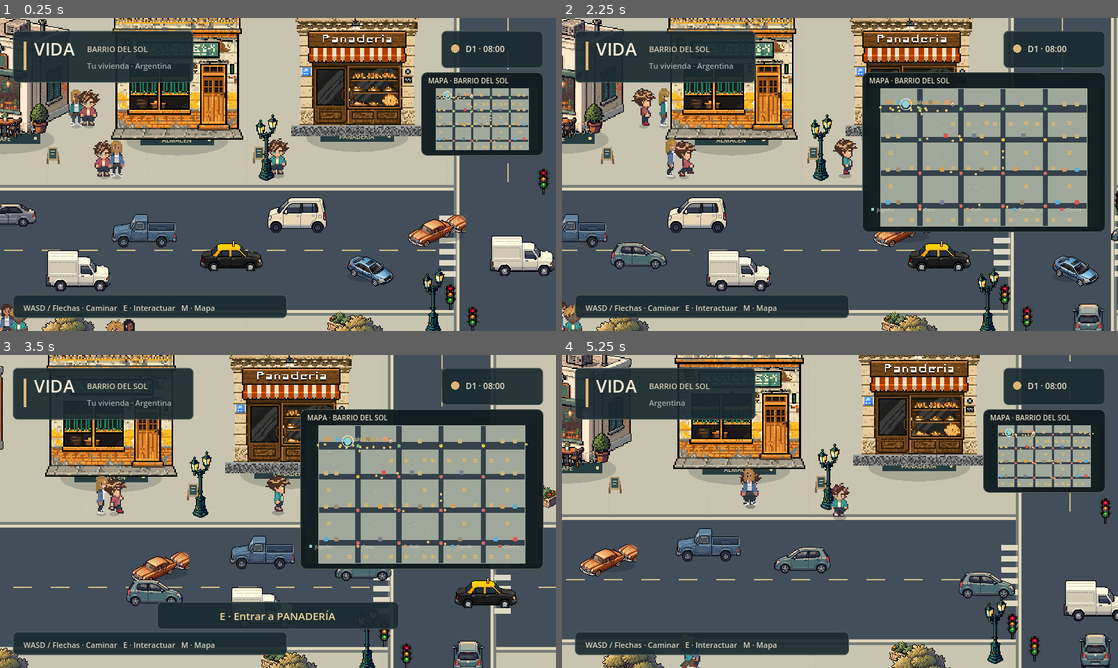
Above: before the commit, frames 1-4 (two rows, left to right).
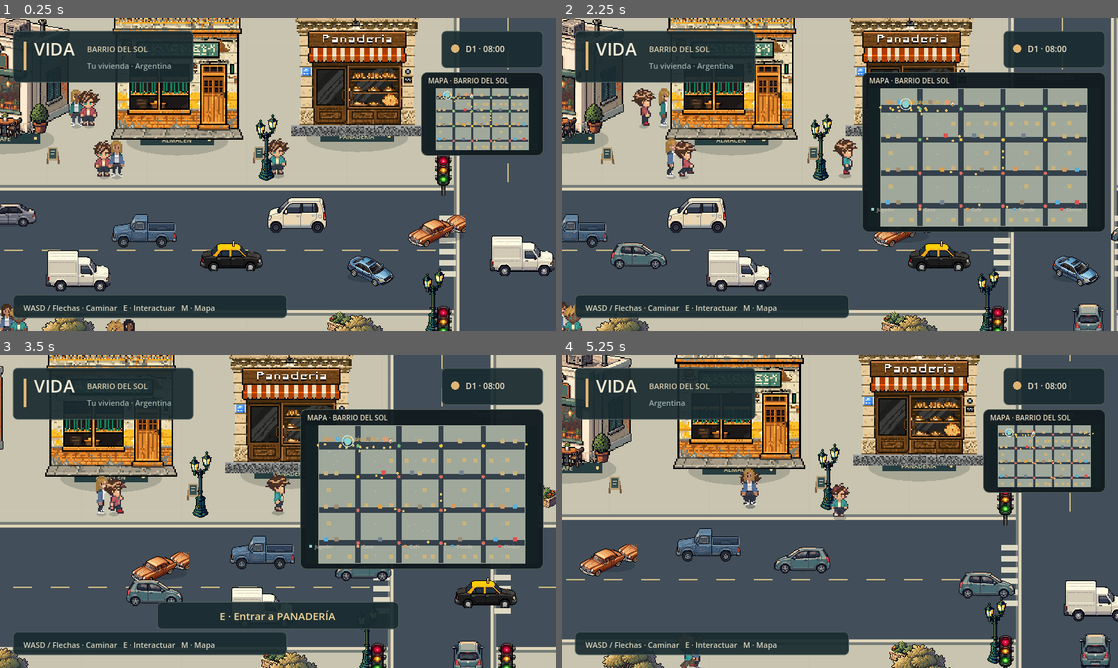
Above: after the commit, the same moments.

Repository: AgustinWojtyszyn/Life--simulador-de-vida
Game: Godot game, scene res://scenes/playground.tscn
Same seed, same stepped clock (60 frames per second), same inputs: the game is played once before the commit and once after it. This scene is started directly instead of the project's main scene.
Inputs (mouse positions are in pixels of both pictures, inside the frame that each line leads up to):
- Up to frame 1 (0.25 s): no input
- Up to frame 2 (2.25 s): drag from (1045, 115) to (895, 105) at 0.52 s; drag from (728, 190) to (812, 237) at 1.27 s; move the mouse to (895, 105) at 2.02 s; hold D (move_right) from 2.03 s (still down); tap E (interact) at 2.1 s
- Up to frame 3 (3.5 s): release D (move_right) at 2.75 s; drag from (250, 574) to (111, 464) at 2.77 s
- Up to frame 4 (5.25 s): move the mouse to (1006, 558) at 3.52 s; hold A (move_left) 3.53-4.25 s; tap E (interact) at 3.6, 5.1 s; drag from (673, 464) to (756, 433) at 4.27 s; move the mouse to (867, 511) at 5.02 s; hold S (move_down) from 5.03 s (still down); click (867, 511) at 5.17 s

The runs differ from the first frame. In frame 1, 0.8% of the frame differs, in the area x 78-99%, y 44-100%; in frame 2, 0.4%; in frame 3, 0.6%; in frame 4, 0.8%.

Commit message:
fix: place readable traffic lights on corners

Diff:
--- a/scripts/traffic_signal.gd
+++ b/scripts/traffic_signal.gd
@@ -20,19 +20,13 @@
 	var sprite_path := "res://assets/city/props/traffic_light.png"
 	if ResourceLoader.exists(sprite_path):
 		var tex: Texture2D = load(sprite_path)
-		# H-left, H-right, V-top, V-bottom — offsets mirror draw_head positions
-		var positions := [
-			Vector2(-vertical_half - 14.0, horizontal_half - 18.0),
-			Vector2(vertical_half + 14.0, -horizontal_half + 18.0),
-			Vector2(vertical_half - 18.0, -horizontal_half - 14.0),
-			Vector2(-vertical_half + 18.0, horizontal_half + 14.0),
-		]
-		for pos in positions:
+		# Signals stand on the four sidewalk corners, never inside a traffic lane.
+		for pos in signal_positions():
 			var s := Sprite2D.new()
 			s.texture = tex
 			s.centered = true
 			s.position = pos
-			s.scale = Vector2(0.48, 0.48)
+			s.scale = Vector2(0.78, 0.78)
 			s.texture_filter = CanvasItem.TEXTURE_FILTER_NEAREST
 			add_child(s)
 	refresh_state(true)
@@ -91,22 +85,28 @@
 		return INF
 	return maxf(0.0, ahead - 12.0)
 
+func signal_positions() -> Array[Vector2]:
+	var margin := 24.0
+	return [
+		Vector2(-vertical_half - margin, -horizontal_half - margin),
+		Vector2(vertical_half + margin, -horizontal_half - margin),
+		Vector2(vertical_half + margin, horizontal_half + margin),
+		Vector2(-vertical_half - margin, horizontal_half + margin),
+	]
+
 func _draw() -> void:
-	var h_left := Vector2(-vertical_half - 14.0, horizontal_half - 18.0)
-	var h_right := Vector2(vertical_half + 14.0, -horizontal_half + 18.0)
-	var v_top := Vector2(vertical_half - 18.0, -horizontal_half - 14.0)
-	var v_bottom := Vector2(-vertical_half + 18.0, horizontal_half + 14.0)
-	draw_head(h_left, horizontal_state)
-	draw_head(h_right, horizontal_state)
-	draw_head(v_top, vertical_state)
-	draw_head(v_bottom, vertical_state)
+	var positions := signal_positions()
+	draw_head(positions[0], horizontal_state)
+	draw_head(positions[2], horizontal_state)
+	draw_head(positions[1], vertical_state)
+	draw_head(positions[3], vertical_state)
 
 func draw_head(at: Vector2, state: String) -> void:
-	draw_line(at + Vector2(0, 5), at + Vector2(0, 17), Color("36454a"), 2.0)
-	draw_rect(Rect2(at - Vector2(4, 10), Vector2(8, 17)), Color("172428"))
+	draw_line(at + Vector2(0, 8), at + Vector2(0, 28), Color("36454a"), 3.0)
+	draw_rect(Rect2(at - Vector2(6, 14), Vector2(12, 25)), Color("172428"))
 	var red := Color("e05a52") if state == "red" else Color(0.28, 0.20, 0.19)
 	var amber := Color("e6b95e") if state == "amber" else Color(0.28, 0.24, 0.17)
 	var green := Color("68b878") if state == "green" else Color(0.18, 0.28, 0.20)
-	draw_circle(at + Vector2(0, -6), 2.2, red)
-	draw_circle(at + Vector2(0, -1), 2.2, amber)
-	draw_circle(at + Vector2(0, 4), 2.2, green)
+	draw_circle(at + Vector2(0, -9), 3.2, red)
+	draw_circle(at + Vector2(0, -1), 3.2, amber)
+	draw_circle(at + Vector2(0, 7), 3.2, green)
